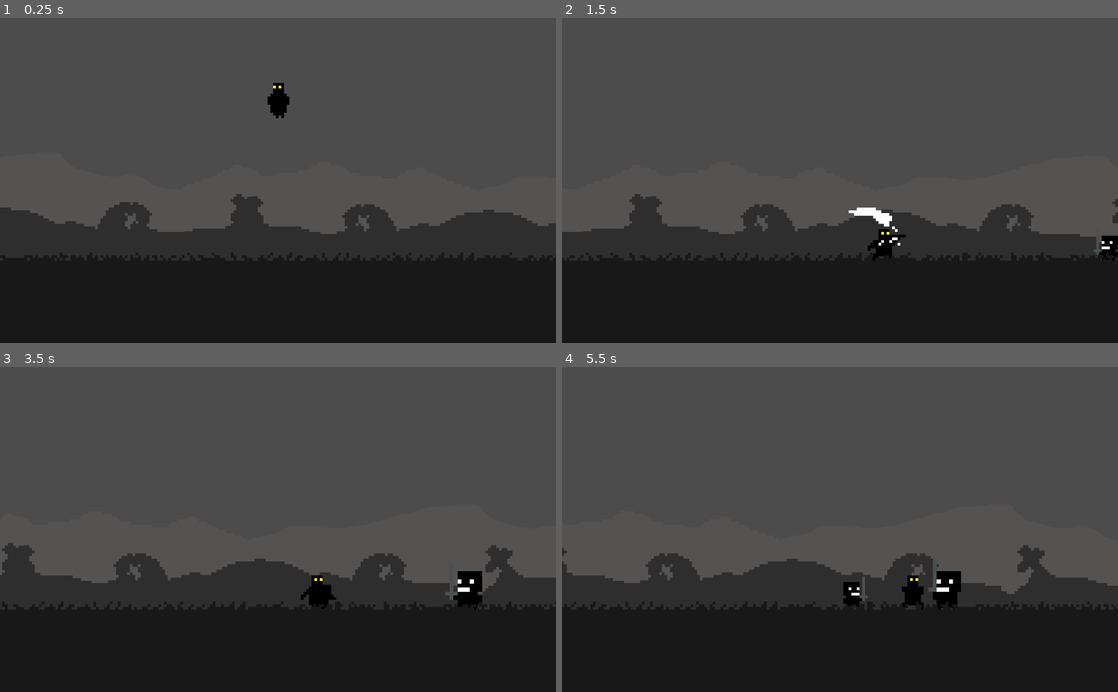
Above: before the commit, frames 1-4 (two rows, left to right).
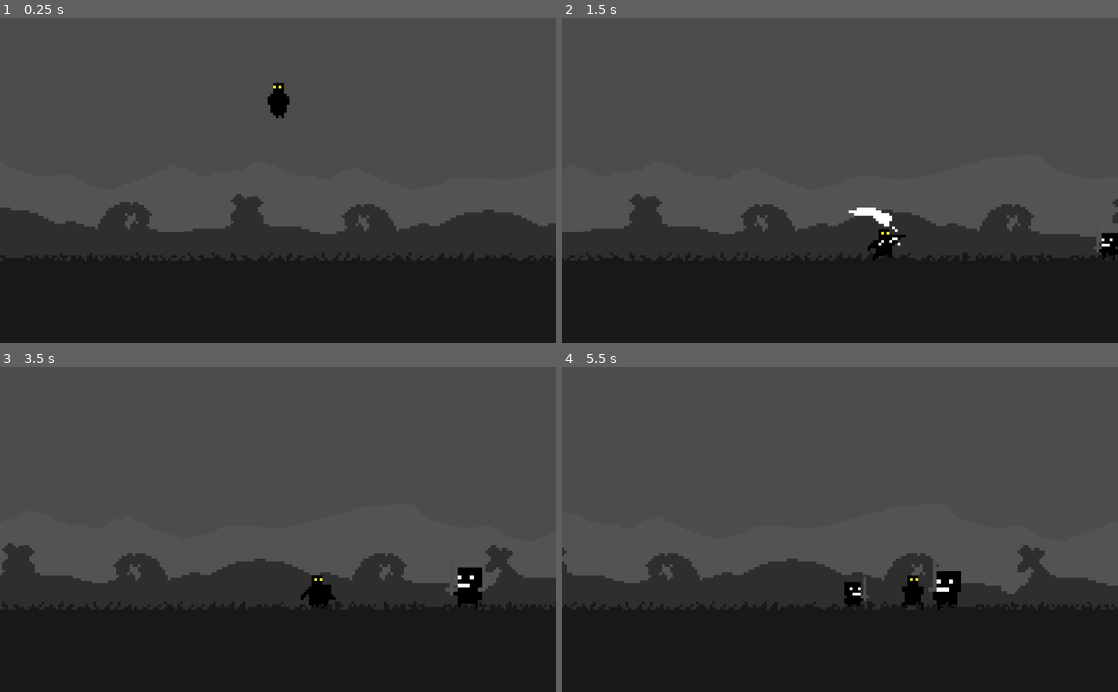
Above: after the commit, the same moments.

Repository: renzoventura/Shade
Game: Godot game, scene res://Scenes/Level/TemplateLevel.tscn
Two runs of this game, one before a commit and one after it. Both use one fixed random seed, a clock stepped at 60 frames per second and the inputs below.
Inputs:
- Up to frame 1 (0.25 s): no input
- Up to frame 2 (1.5 s): hold D (right) from 0.53 s (still down); tap , (attack) at 0.6, 1.35 s; tap W (jump) at 0.77 s
- Up to frame 3 (3.5 s): tap W (jump) at 1.52, 3.02 s; release D (right) at 2.03 s; hold A (left) 2.03-2.78 s; tap Shift (dash) at 2.1 s; tap , (attack) at 2.3, 2.85 s; hold D (right) from 2.78 s (still down)
- Up to frame 4 (5.5 s): tap , (attack) at 3.6, 4.55, 5.1 s; tap W (jump) at 3.77, 4.52 s; release D (right) at 4.28 s; hold A (left) 4.28-5.03 s; tap Shift (dash) at 4.35 s; hold D (right) from 5.03 s (still down)

The runs differ from the first frame. In frame 2, 0.1% of the frame differs, in the area x 95-100%, y 66-75%; in frame 3, 0.2%, in the area x 80-87%, y 61-75%; in frame 4, less than 0.1%.

Commit message:
Polish enemy ai and animations

Diff:
--- a/Scenes/Level/GameState.gd
+++ b/Scenes/Level/GameState.gd
@@ -18,7 +18,7 @@
 	return get_node("Enemies").get_child_count();
 
 func generate_enemies():
-	if(get_number_of_enemies() < 1 or can_spawn):
+	if(get_number_of_enemies() < 2 or can_spawn):
 		can_spawn = false
 		var enemy = preload("res://Scenes/Player/Enemy.tscn")
 		var enemyInstance = enemy.instance();
--- a/Scenes/Level/TemplateLevel.tscn
+++ b/Scenes/Level/TemplateLevel.tscn
@@ -12,27 +12,6 @@
 [node name="TemplateLevel" type="Node2D"]
 position = Vector2( -6.33789, 0 )
 script = ExtResource( 5 )
-
-[node name="Walls" type="Node2D" parent="."]
-position = Vector2( -21.1295, 319.218 )
-
-[node name="PlayerWall" parent="Walls" instance=ExtResource( 7 )]
-position = Vector2( 965.071, 22.765 )
-
-[node name="PlayerWall2" parent="Walls" instance=ExtResource( 7 )]
-position = Vector2( -2948.3, 16.9194 )
-
-[node name="QueueFreeWall" parent="Walls" instance=ExtResource( 8 )]
-position = Vector2( -1024.68, 363.633 )
-scale = Vector2( 1, 3 )
-
-[node name="QueueFreeWall2" parent="Walls" instance=ExtResource( 8 )]
-position = Vector2( 5405.5, 369.571 )
-scale = Vector2( 1, 3 )
-
-[node name="QueueFreeWall3" parent="Walls" instance=ExtResource( 8 )]
-position = Vector2( 2379.33, 1510.38 )
-scale = Vector2( 130, 0.1 )
 
 [node name="Player" parent="." instance=ExtResource( 1 )]
 position = Vector2( 2208.21, -179.464 )
@@ -56,10 +35,17 @@
 z_index = 5
 
 [node name="Background" type="Node2D" parent="."]
+__meta__ = {
+"_edit_group_": true
+}
 
 [node name="ParallaxBackground" type="ParallaxBackground" parent="Background"]
 
 [node name="ParallaxLayer3" type="ParallaxLayer" parent="Background/ParallaxBackground"]
+position = Vector2( -238.772, 0 )
+__meta__ = {
+"_edit_group_": true
+}
 
 [node name="TextureRect" type="TextureRect" parent="Background/ParallaxBackground/ParallaxLayer3"]
 margin_left = 2383.54
@@ -68,11 +54,14 @@
 margin_bottom = 712.154
 texture = ExtResource( 6 )
 __meta__ = {
-"_edit_use_anchors_": false
+"_edit_use_anchors_": true
 }
 
 [node name="ParallaxLayer4" type="ParallaxLayer" parent="Background/ParallaxBackground"]
-position = Vector2( -1760.58, -97.7507 )
+position = Vector2( -1999.35, -97.7507 )
+__meta__ = {
+"_edit_group_": true
+}
 
 [node name="TextureRect" type="TextureRect" parent="Background/ParallaxBackground/ParallaxLayer4"]
 margin_left = 1758.86
@@ -80,10 +69,13 @@
 margin_bottom = 800.0
 texture = ExtResource( 6 )
 __meta__ = {
-"_edit_use_anchors_": false
+"_edit_use_anchors_": true
 }
 
 [node name="ParallaxLayer" type="ParallaxLayer" parent="Background/ParallaxBackground"]
+__meta__ = {
+"_edit_group_": true
+}
 
 [node name="TextureRect" type="TextureRect" parent="Background/ParallaxBackground/ParallaxLayer"]
 margin_right = 2400.0
@@ -94,6 +86,9 @@
 }
 
 [node name="ParallaxLayer2" type="ParallaxLayer" parent="Background/ParallaxBackground"]
+__meta__ = {
+"_edit_group_": true
+}
 
 [node name="TextureRect" type="TextureRect" parent="Background/ParallaxBackground/ParallaxLayer2"]
 margin_left = 1779.52
@@ -105,6 +100,30 @@
 "_edit_use_anchors_": false
 }
 
+[node name="Walls" type="Node2D" parent="."]
+position = Vector2( -21.1295, 319.218 )
+
+[node name="PlayerWall" parent="Walls" instance=ExtResource( 7 )]
+position = Vector2( 965.071, 22.765 )
+
+[node name="PlayerWall2" parent="Walls" instance=ExtResource( 7 )]
+position = Vector2( -2948.3, 16.9194 )
+
+[node name="QueueFreeWalls" type="Node2D" parent="."]
+position = Vector2( -21.1295, 319.218 )
+
+[node name="QueueFreeWall" parent="QueueFreeWalls" instance=ExtResource( 8 )]
+position = Vector2( -469.885, 54.6334 )
+scale = Vector2( 1, 3 )
+
+[node name="QueueFreeWall2" parent="QueueFreeWalls" instance=ExtResource( 8 )]
+position = Vector2( 4885.82, 39.5032 )
+scale = Vector2( 1, 3 )
+
+[node name="QueueFreeWall3" parent="QueueFreeWalls" instance=ExtResource( 8 )]
+position = Vector2( 2351.24, 1243.52 )
+scale = Vector2( 115.097, 0.200432 )
+
 [node name="Timer" type="Timer" parent="."]
 wait_time = 6.0
 [connection signal="timeout" from="Timer" to="." method="_on_Timer_timeout"]
--- a/Scenes/Player/Enemy.gd
+++ b/Scenes/Player/Enemy.gd
@@ -1,6 +1,6 @@
 extends KinematicBody2D
 
-enum States {CHASE, ATTACK, HURT, STOP}
+enum States {CHASE, ATTACK, HURT, STOP, IDLE}
 
 const levels = [1,2,3]
 const list_of_speed = [10, 5, 5]
@@ -31,6 +31,7 @@
 
 onready var hurt_timer = $HurtTimer
 onready var death_timer = $DeathTimer
+onready var attack_timer = $AttackTimer
 
 func _ready():
 	set_physics_process(true)
@@ -42,11 +43,15 @@
 	SPEED = list_of_speed[random]
 	MAX_SPEED = list_of_max_speed[random]
 	state = States.CHASE
+	modulate = Color(1,1,1)
 
 func _physics_process(delta):
+	update_text()
 	apply_gravity()
 	if state == States.STOP:
 		stop()
+	elif state == States.IDLE:
+		detect_if_within_attacking_range()
 	else:
 		animate()
 		get_direction()
@@ -72,6 +77,8 @@
 		pass
 	if new_state == States.HURT:
 		pass
+	if new_state == States.IDLE:
+		pass
 	state = new_state
 
 func get_direction():
@@ -85,7 +92,7 @@
 	if(current_speed <= MAX_SPEED):
 		current_speed += SPEED
 	motion.x = current_speed * enemyDirection
-	$Sprite.flip_h = global_position > player.global_position
+	flip_node()
 
 func detect_if_within_attacking_range():
 	var distance_to_player = global_position.distance_to(player.global_position)
@@ -99,23 +106,29 @@
 
 func damaged():
 	motion.x = 0
-	hurt_timer.start()
-	die()
-	if(!scale_value >= list_of_scales[-1]):
+	if(hurt_timer.is_stopped()):
+		hurt_timer.start()
+	if(state != States.STOP):
 		$Sprite/AnimationPlayer.play("Hurt")
-	else:
-		$AnimationPlayer.play("Stagger")
-
 
 func hurt(var is_facing_right):
-	life -= 1
-	if(is_facing_right):
-		damage_direction = 1
-	else:
-		damage_direction = -1
-	motion.x = HURT_SPEED * damage_direction
-	motion.y = HURT_JUMP_SPEED
-	change_state(States.HURT)
+	die()
+	if(hurt_timer.is_stopped() and state != States.STOP and state != States.HURT and life > 0):
+		life -= 1
+		if(scale.x != list_of_scales[-1]):
+			print("HURT ANIMATION")
+			$Sprite/AnimationPlayer.stop()
+			if(is_facing_right):
+				damage_direction = 1
+			else:
+				damage_direction = -1
+			motion.x = HURT_SPEED * damage_direction
+			motion.y = HURT_JUMP_SPEED
+			change_state(States.HURT)
+		else:
+			print("STAGGER ANIMATION")
+			$StaggerAnimation.play("Stagger")
+
 
 func apply_gravity():
 	if is_on_floor() and motion.y > 0:
@@ -129,26 +142,40 @@
 func animate():
 	if motion.x != 0:
 		$Sprite/AnimationPlayer.play("Walk")
-		yield(get_node("Sprite/AnimationPlayer"), "animation_finished")
 
 func die():
-	if(life <= 0):
+	if(life <= 0 and state != States.STOP):
 		change_state(States.STOP)
 		death_timer.start()
 		$Sprite/AnimationPlayer.play("Dead")
-		yield(get_node("Sprite/AnimationPlayer"), "animation_finished")
 
 func attack():
 	clear_motion_x()
+	if(attack_timer.is_stopped()):
+		attack_timer.start()
 	$Sprite/AnimationPlayer.play("Attack")
-	yield(get_node("Sprite/AnimationPlayer"), "animation_finished")
-	change_state(States.CHASE)
 
 func clear_motion_x():
 	motion.x = 0
 
-func _on_Timer_timeout():
-	change_state(States.CHASE)
-
 func _on_DeathTimer_timeout():
 	queue_free()
+
+func update_text():
+	$Label.text = States.keys()[state]
+
+func _on_HurtTimer_timeout():
+	if(state != States.STOP):
+		change_state(States.IDLE)
+	else:
+		change_state(States.STOP)
+
+func _on_AttackTimer_timeout():
+	if(state != States.STOP):
+		change_state(States.IDLE)
+		flip_node()
+	else:
+		change_state(States.STOP)
+
+func flip_node():
+	$Sprite.flip_h = global_position > player.global_position
--- a/Scenes/Player/Enemy.tscn
+++ b/Scenes/Player/Enemy.tscn
@@ -23,7 +23,7 @@
 "values": [ Vector2( 0, 2 ), Vector2( 1, 2 ), Vector2( 2, 2 ), Vector2( 3, 2 ), Vector2( 4, 2 ) ]
 }
 
-[sub_resource type="Animation" id=6]
+[sub_resource type="Animation" id=3]
 resource_name = "Dead"
 length = 0.5
 step = 0.025
@@ -34,14 +34,13 @@
 tracks/0/imported = false
 tracks/0/enabled = true
 tracks/0/keys = {
-"times": PoolRealArray( 0, 0.2, 0.325, 0.45 ),
+"times": PoolRealArray( 0, 0.15, 0.25, 0.375 ),
 "transitions": PoolRealArray( 1, 1, 1, 1 ),
 "update": 0,
-"values": [ Vector2( 0, 4 ), Vector2( 1, 4 ), Vector2( 2, 4 ), Vector2( 3, 4 ) ]
+"values": [ Vector2( 0, 3 ), Vector2( 1, 4 ), Vector2( 2, 4 ), Vector2( 3, 4 ) ]
 }
 
-[sub_resource type="Animation" id=3]
-resource_name = "Hurt"
+[sub_resource type="Animation" id=4]
 length = 0.3
 step = 0.05
 tracks/0/type = "value"
@@ -73,9 +72,9 @@
 "values": [ Color( 1, 1, 1, 1 ) ]
 }
 
-[sub_resource type="Animation" id=4]
+[sub_resource type="Animation" id=6]
+length = 0.9
 loop = true
-step = 0.25
 tracks/0/type = "value"
 tracks/0/path = NodePath(".:frame_coords")
 tracks/0/interp = 1
@@ -83,13 +82,13 @@
 tracks/0/imported = false
 tracks/0/enabled = true
 tracks/0/keys = {
-"times": PoolRealArray( 0, 0.25, 0.5, 0.75 ),
+"times": PoolRealArray( 0.1, 0.3, 0.5, 0.7 ),
 "transitions": PoolRealArray( 1, 1, 1, 1 ),
 "update": 0,
 "values": [ Vector2( 0, 1 ), Vector2( 1, 1 ), Vector2( 2, 1 ), Vector2( 3, 1 ) ]
 }
 
-[sub_resource type="Animation" id=5]
+[sub_resource type="Animation" id=7]
 tracks/0/type = "value"
 tracks/0/path = NodePath(".:frame_coords")
 tracks/0/interp = 1
@@ -105,7 +104,7 @@
 
 [sub_resource type="Animation" id=8]
 resource_name = "Stagger"
-length = 0.1
+length = 0.3
 tracks/0/type = "value"
 tracks/0/path = NodePath(".:modulate")
 tracks/0/interp = 1
@@ -113,25 +112,14 @@
 tracks/0/imported = false
 tracks/0/enabled = true
 tracks/0/keys = {
-"times": PoolRealArray( 0 ),
-"transitions": PoolRealArray( 1 ),
+"times": PoolRealArray( 0, 0.3 ),
+"transitions": PoolRealArray( 1, 1 ),
 "update": 0,
-"values": [ Color( 0.917647, 0.858824, 0.858824, 1 ) ]
-}
-tracks/1/type = "value"
-tracks/1/path = NodePath(".:self_modulate")
-tracks/1/interp = 1
-tracks/1/loop_wrap = true
-tracks/1/imported = false
-tracks/1/enabled = true
-tracks/1/keys = {
-"times": PoolRealArray( 0 ),
-"transitions": PoolRealArray( 1 ),
-"update": 0,
-"values": [ Color( 1, 1, 1, 1 ) ]
+"values": [ Color( 0.0901961, 0.0901961, 0.0901961, 1 ), Color( 1, 1, 1, 1 ) ]
 }
 
 [node name="Enemy" type="KinematicBody2D"]
+position = Vector2( -1, 0 )
 collision_layer = 4
 collision_mask = 8
 script = ExtResource( 2 )
@@ -144,24 +132,39 @@
 texture = ExtResource( 3 )
 vframes = 5
 hframes = 5
-frame = 20
+frame = 15
 
 [node name="AnimationPlayer" type="AnimationPlayer" parent="Sprite"]
 anims/Attack = SubResource( 2 )
-anims/Dead = SubResource( 6 )
-anims/Hurt = SubResource( 3 )
-anims/Stagger = SubResource( 7 )
-anims/Walk = SubResource( 4 )
-anims/idle = SubResource( 5 )
+anims/Dead = SubResource( 3 )
+anims/Hurt = SubResource( 4 )
+anims/Stagger = SubResource( 5 )
+anims/Walk = SubResource( 6 )
+anims/idle = SubResource( 7 )
+
+[node name="AttackTimer" type="Timer" parent="."]
 
 [node name="HurtTimer" type="Timer" parent="."]
-process_mode = 0
 wait_time = 0.3
+one_shot = true
 
 [node name="DeathTimer" type="Timer" parent="."]
-wait_time = 0.45
+wait_time = 0.5
+one_shot = true
 
-[node name="AnimationPlayer" type="AnimationPlayer" parent="."]
+[node name="Label" type="Label" parent="."]
+visible = false
+margin_left = -24.0
+margin_top = -87.0
+margin_right = 16.0
+margin_bottom = -73.0
+uppercase = true
+__meta__ = {
+"_edit_use_anchors_": false
+}
+
+[node name="StaggerAnimation" type="AnimationPlayer" parent="."]
 anims/Stagger = SubResource( 8 )
-[connection signal="timeout" from="HurtTimer" to="." method="_on_Timer_timeout"]
+[connection signal="timeout" from="AttackTimer" to="." method="_on_AttackTimer_timeout"]
+[connection signal="timeout" from="HurtTimer" to="." method="_on_HurtTimer_timeout"]
 [connection signal="timeout" from="DeathTimer" to="." method="_on_DeathTimer_timeout"]
--- a/Scenes/Player/Player.gd
+++ b/Scenes/Player/Player.gd
@@ -16,7 +16,6 @@
 onready var animationPlayer = $Sprite/AnimationPlayer
 signal animate
 signal attackAnimate
-
 
 func ready():
 	is_facing_right = true;
Binary file added: Assets/Enemy/enemy-white.png
Not shown, added: Assets/Enemy/enemy-white.png.import
Not shown: 1 places in Scenes/Player/Enemy.tscn that only renumber resources
